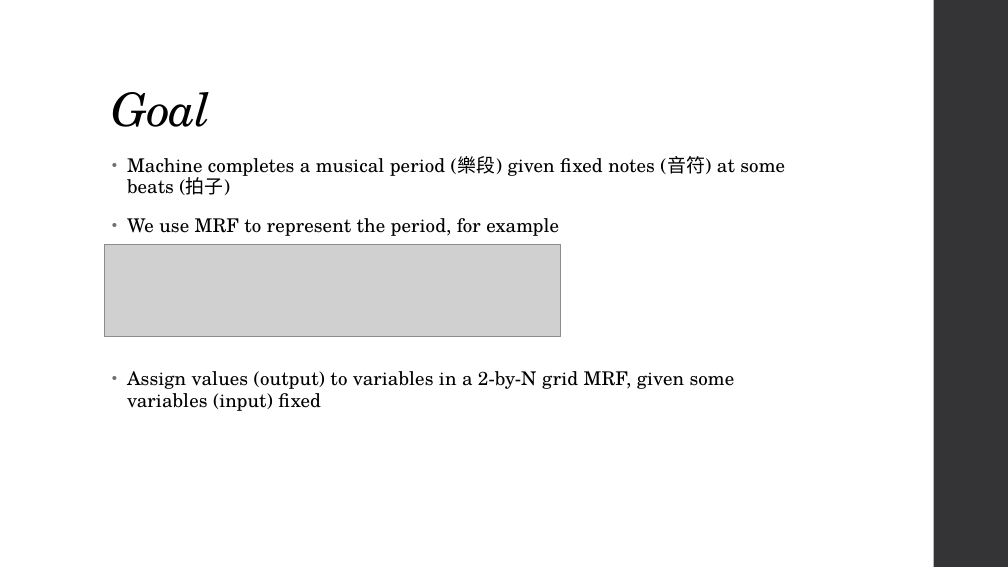
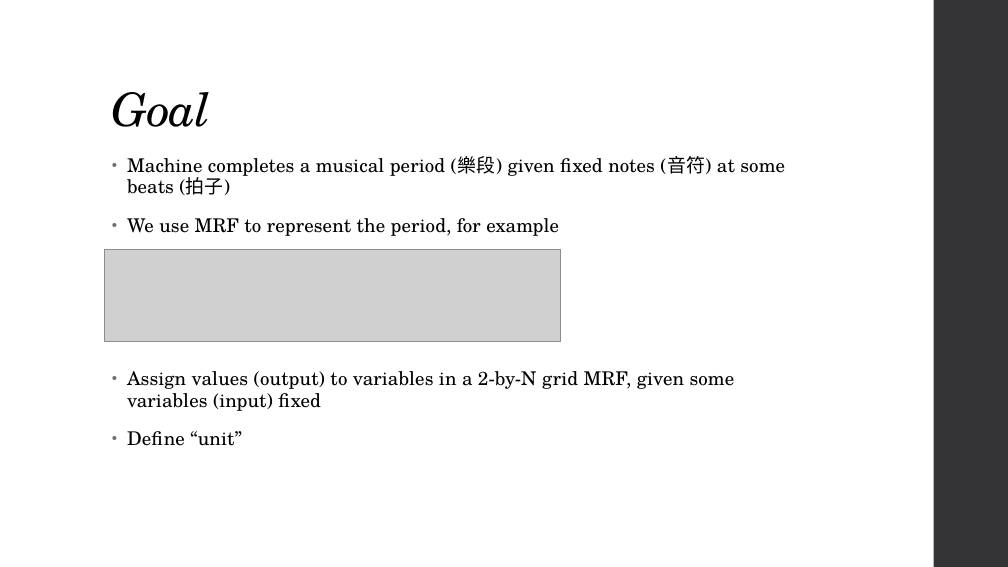
Before and after one commit to Rajon010/MD2016_Final, a slide deck: slide 3 of presentation.pptx. Drawn at 1008x567 pixels with LibreOffice and Linux fonts; fonts in the diff are those of the drawing; grey boxes stand for pictures. Boxes give left, top, right and bottom in pixels: in the first picture for what was removed or moved away, otherwise in the second. Text is boxed around its words. In the diff, an @@ line names an element or a change of style, - is before the commit and + after.

```diff
--- a/presentation.pptx
+++ b/presentation.pptx
@@ picture: place and size @@
-picture at <box>104,244,560,337</box>
+picture at <box>104,250,560,342</box>
@@ text at <box>127,431,242,446</box>: paragraph added @@
+• Define “unit”
```
Also in this commit, not shown: 1 other slide changed, 5 slides added, 2 slides removed.
